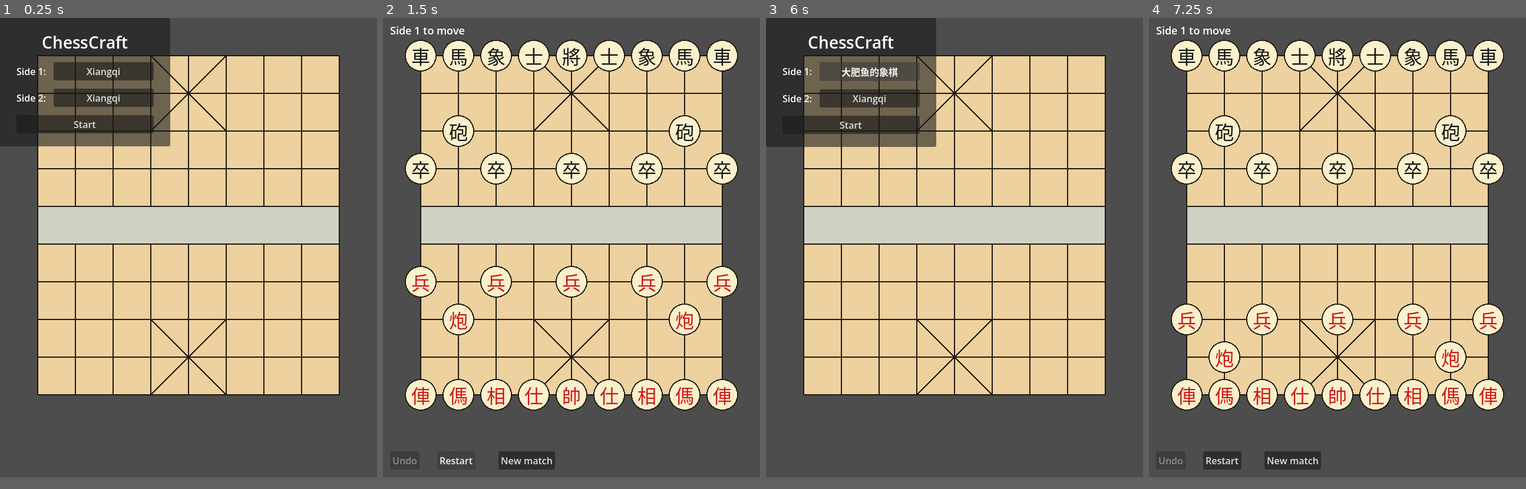
Above: before the commit, frames 1-4 (left to right).
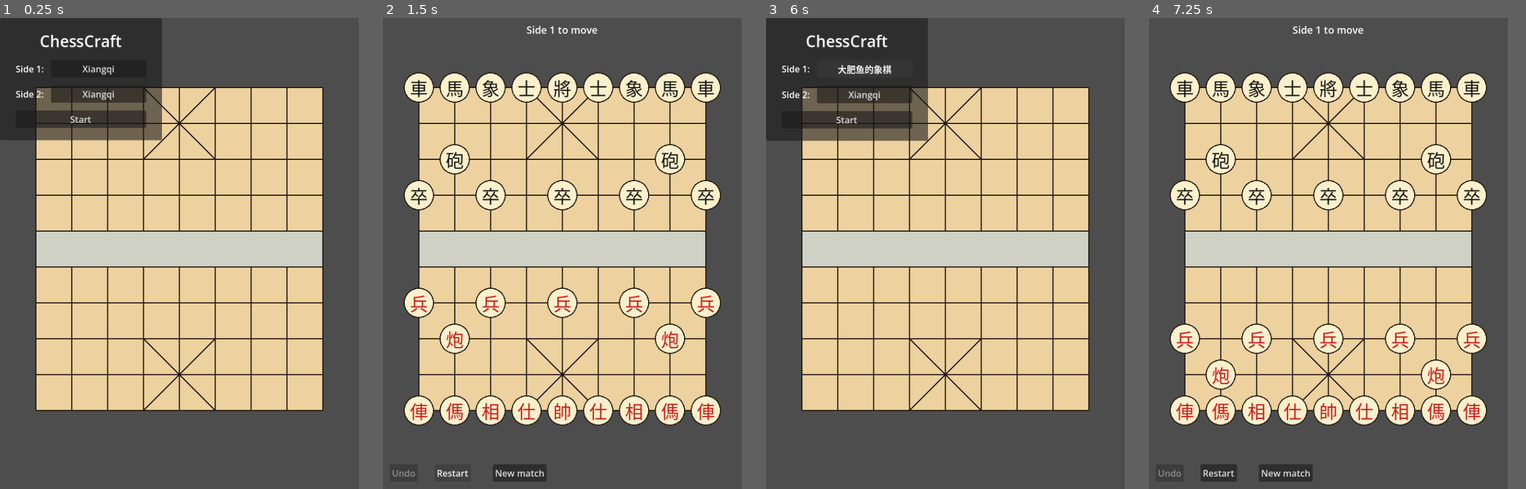
Above: after the commit, the same moments.

Repository: yzzhang-cs/chesscraft
Game: Godot game, scene res://scenes/main.tscn
Two runs of this game, one before a commit and one after it. Both use one fixed random seed, a clock stepped at 60 frames per second and the inputs below.
Inputs:
- Up to frame 1 (0.25 s): no input
- Up to frame 2 (1.5 s): click "Start" at 0.5 s; click "Restart" at 1.25 s
- Up to frame 3 (6 s): click "Restart" at 2 s; click "Restart" at 2.75 s; click "New match" at 3.5 s; click "Start" at 4.25 s; click "New match" at 5 s; click "Xiangqi" at 5.75 s
- Up to frame 4 (7.25 s): click "Start" at 6.5 s
In our replay, the window is 640x780 before the commit and 609x800 after it. These sizes can differ from the game's own. Grey fills any space a smaller window leaves; there, only what the larger window draws over its background counts as a difference.

The runs differ from the first frame. In frame 1, 28% of the frame differs, in the area x 0-91%, y 0-84%; in frame 2, 42%; in frame 3, 28%; in frame 4, 42%, in the area x 2-95%, y 1-99%.

Commit message:
Add per-side hand trays (Side 2 top, Side 1 bottom)

Diff:
--- a/project.godot
+++ b/project.godot
@@ -17,4 +17,4 @@
 [display]
 
 window/size/viewport_width=640
-window/size/viewport_height=780
+window/size/viewport_height=840
--- a/src/board/board_view.gd
+++ b/src/board/board_view.gd
@@ -17,8 +17,12 @@
 ## Distance, in pixels, between adjacent points.
 const POINT_SPACING := 64.0
 
-## Empty margin around the outermost points.
+## Empty margin around the outermost points (left and right edges).
 const MARGIN := 64.0
+
+## Top edge of the board, in pixels. Grown past MARGIN so Side 2's hand tray
+## fits above the board.
+const TOP_MARGIN := 124.0
 
 const BOARD_FILL := Color(0.93, 0.82, 0.62)
 const RIVER_FILL := Color(0.72, 0.82, 0.90, 0.55)
@@ -41,10 +45,12 @@
 const CAPTURE_COLOR := Color(0.85, 0.15, 0.10)
 const HIGHLIGHT_WIDTH := 3.0
 
-## Hand tray: a row of held-piece tokens below the board, showing the side to
-## move's captured pieces awaiting a drop.
+## Hand trays: one row of held-piece tokens per side. Side 1's tray sits below
+## the board, Side 2's above it; both always show their side's captured pieces
+## awaiting a drop, regardless of whose turn it is.
 const HAND_X := 64.0
-const HAND_Y := 700.0
+const HAND_Y_BOTTOM := 760.0
+const HAND_Y_TOP := 64.0
 const HAND_SPACING := 48.0
 const HAND_RADIUS := 20.0
 
@@ -82,7 +88,7 @@
 func point_position(column: int, row: int) -> Vector2:
 	return Vector2(
 		MARGIN + float(column - 1) * POINT_SPACING,
-		MARGIN + float(Board.ROWS - row) * POINT_SPACING
+		TOP_MARGIN + float(Board.ROWS - row) * POINT_SPACING
 	)
 
 
@@ -168,34 +174,59 @@
 			draw_circle(center, 8.0, LEGAL_COLOR)
 
 
-## Draws the side to move's held pieces in the hand tray, each as a pentagon
-## glyph token; the selected hand piece is ringed.
+## Draws each side's held pieces in its own hand tray (Side 1 below the board,
+## Side 2 above it), each as a pentagon glyph token; the selected hand piece is
+## ringed. Both trays draw every frame, so a side's captures stay visible out of
+## turn.
 func _draw_hand() -> void:
 	if match == null:
 		return
-	var hand := match.hand_of(match.side_to_move)
+	_draw_hand_tray(1)
+	_draw_hand_tray(2)
+
+
+func _draw_hand_tray(side: int) -> void:
+	var hand := match.hand_of(side)
 	for i in range(hand.size()):
-		var center := _hand_token_position(i)
-		_draw_pentagon(center, HAND_RADIUS, match.side_to_move == 1, SHOGI_PIECE_FILL, SHOGI_PIECE_BORDER)
+		var center := _hand_token_position(side, i)
+		_draw_pentagon(center, HAND_RADIUS, side == 1, SHOGI_PIECE_FILL, SHOGI_PIECE_BORDER)
 		_draw_shogi_glyph(center, hand[i].glyph(), SHOGI_GLYPH, 12)
 		if selected_hand == hand[i]:
 			_draw_ring(center, SELECT_COLOR, HAND_RADIUS)
 
 
-## Screen center of the `index`-th hand token, laid out left to right in one row.
-func _hand_token_position(index: int) -> Vector2:
-	return Vector2(HAND_X + float(index) * HAND_SPACING, HAND_Y)
-
-
-## The held piece whose token is under `local`, or null.
+## Screen center of the `index`-th token in `side`'s hand tray, laid out left to
+## right in one row. Side 1's row is below the board, Side 2's above it.
+func _hand_token_position(side: int, index: int) -> Vector2:
+	var y := HAND_Y_BOTTOM if side == 1 else HAND_Y_TOP
+	return Vector2(HAND_X + float(index) * HAND_SPACING, y)
+
+
+## The side-to-move's held piece whose token is under `local`, or null. Only the
+## mover's own tray is selectable for a drop; the opponent's tray is display-only.
 func _hand_token_at(local: Vector2) -> Piece:
 	if match == null:
 		return null
-	var hand := match.hand_of(match.side_to_move)
+	return _tray_token_at(local, match.side_to_move)
+
+
+## The held piece in `side`'s tray whose token is under `local`, or null.
+func _tray_token_at(local: Vector2, side: int) -> Piece:
+	if match == null:
+		return null
+	var hand := match.hand_of(side)
 	for i in range(hand.size()):
-		if local.distance_to(_hand_token_position(i)) <= HAND_RADIUS + 4.0:
+		if local.distance_to(_hand_token_position(side, i)) <= HAND_RADIUS + 4.0:
 			return hand[i]
 	return null
+
+
+## True when `local` is over any hand token of either side. Used to swallow clicks
+## on the display-only opponent tray so they don't leak into a board click.
+func _over_any_hand_token(local: Vector2) -> bool:
+	if match == null:
+		return false
+	return _tray_token_at(local, 1) != null or _tray_token_at(local, 2) != null
 
 
 func _draw_ring(center: Vector2, color: Color, radius: float = XIANGQI_PIECE_RADIUS) -> void:
@@ -210,6 +241,8 @@
 		var hand_piece := _hand_token_at(local)
 		if hand_piece != null:
 			_handle_hand_click(hand_piece)
+		elif _over_any_hand_token(local):
+			return
 		else:
 			var point := _nearest_point(local)
 			if point == Vector2i.ZERO:
@@ -222,7 +255,7 @@
 ## is not near any point.
 func _nearest_point(local: Vector2) -> Vector2i:
 	var column := int(round((local.x - MARGIN) / POINT_SPACING)) + 1
-	var row := Board.ROWS - int(round((local.y - MARGIN) / POINT_SPACING))
+	var row := Board.ROWS - int(round((local.y - TOP_MARGIN) / POINT_SPACING))
 	if not Board.in_bounds(column, row):
 		return Vector2i.ZERO
 	if local.distance_to(point_position(column, row)) > POINT_SPACING * 0.45:
--- a/src/main.gd
+++ b/src/main.gd
@@ -40,16 +40,18 @@
 ## Creates the in-match status labels and controls. A new match tears these down
 ## first (see _teardown_match_controls), so they are built once per match.
 func _build_match_controls() -> void:
-	_turn_label = _make_label(Vector2(12.0, 8.0), 18)
+	_turn_label = _make_label(Vector2(0.0, 8.0), 18)
+	_turn_label.size = Vector2(640.0, 20.0)
+	_turn_label.horizontal_alignment = HORIZONTAL_ALIGNMENT_CENTER
 	add_child(_turn_label)
 	_win_label = _make_label(Vector2(0.0, 32.0), 26)
 	_win_label.size = Vector2(640.0, 36.0)
 	_win_label.horizontal_alignment = HORIZONTAL_ALIGNMENT_CENTER
 	_win_label.add_theme_color_override("font_color", Color(0.55, 0.10, 0.10))
 	add_child(_win_label)
-	_undo_button = _make_button("Undo", Vector2(12.0, 736.0), _on_undo_pressed)
-	_restart_button = _make_button("Restart", Vector2(92.0, 736.0), _on_restart_pressed)
-	_new_match_button = _make_button("New match", Vector2(196.0, 736.0), _on_new_match_pressed)
+	_undo_button = _make_button("Undo", Vector2(12.0, 796.0), _on_undo_pressed)
+	_restart_button = _make_button("Restart", Vector2(92.0, 796.0), _on_restart_pressed)
+	_new_match_button = _make_button("New match", Vector2(196.0, 796.0), _on_new_match_pressed)
 
 
 func _make_label(pos: Vector2, font_size: int) -> Label:
Not shown, added: .scratch/hand-tray-layout/issues/01-make-vertical-room.md
Not shown, added: .scratch/hand-tray-layout/issues/02-split-hand-tray.md
Not shown, added: .scratch/hand-tray-layout/spec.md
